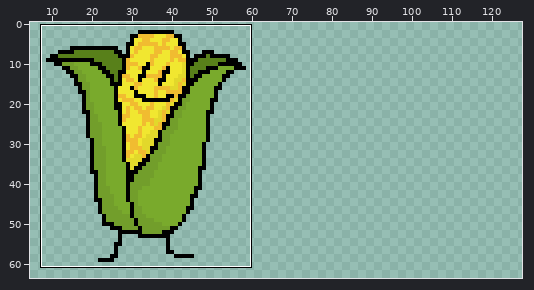
Sprite sheet, stored at Assets/Sprites/Corn.png. Above: a wide view before the commit, with the close-up outlined.
Close-up. Old version:
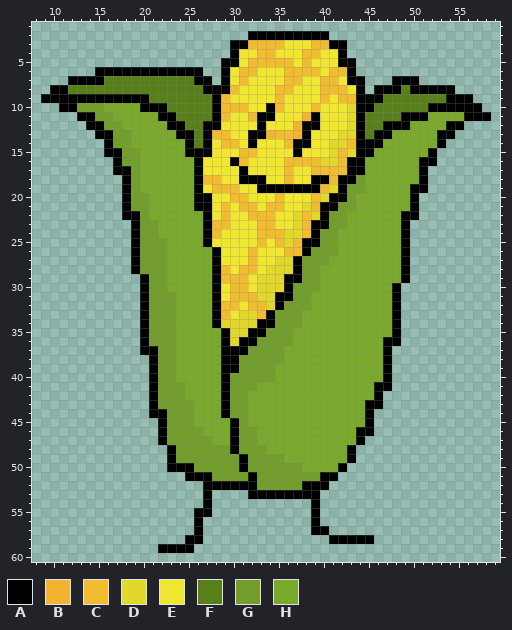
The file is 64x64 pixels. Shown: x 8..59, y 1..60. The old version is drawn lined up with the new one, on the new canvas. The wide view leaves out empty margins. The commit also changed other parts of the picture, which this record leaves out.
Palette (. is transparent): A #000000  B #f1b430  C #f1bc30  D #e2d82b  E #f1e730  F #58801a  G #729e2b  H #79aa2c
Pixels before (only the part around the change), first column x 8:
 1 ...................................................
 2 ........................AAAAAAAAA..................
 3 ......................AACCCCEEECCAA................
 4 ......................AEECCEEECCEEA................
 5 .....................AAECCCCCECEEEAA...............
 6 .......AAAAAAAAAAAA..AECCEEECCCCECCA...............
 7 ....AAAAFFFFFFFFFFAA.AECEEEECCEECCEAA...AAA........
 8 ..AAFFFFFFFFFFFFFFFAAACEEEECCEEECCCEA.AAAFAAAAA....
 9 .AAAAAAAAAAAAFFFFFFFACEEEEECEEEECECCAAAFFFFFFFAAA..
10 ...AAGGGHHHHAAAFFFFFACCCEEACEEECEEEDAAFFFFFFAAAAAA.
11 .....AAGGHHHHHAAFFFFACEECAAEEEBAEEEDAFFFFAAAHHHHAAA
12 ......AAGGHHHHHAAFFAAEEEEAEEEBAAEEEDAFFAAAHHHHAA...
13 .......AAGGHHHHHAAFACCEEAABCCBAEEEDDAFAAHHHHHAA....
14 ........AGGHHHHHHAFAECCEAEEECAAEEDDCAAAHHHHHHA.....
15 ........AAGGHHHHHAAAEEECCEEEEAEEEDCDAAHHHHHHA......
16 .........AGGHHHHHHAEEEACEEEECCCCDDCAAHHHHHHAA......
17 .........AAGHHHHHHAEEEEAEEEECEECCCCAAHHHHHHA.......
18 ..........AGHHHHHHACCEEAAAEECEEAACAAGHHHHHHA.......
19 ..........AGHHHHHHAECCCEEAAAAAAACDAGGHHHHHAA.......
20 ..........AGGHHHHHAAEECCEEECEEECDAAGHHHHHHA........
21 ..........AGGHHHHHAAECECCECCEEDCAAGGHHHHHHA........
22 ..........AAGHHHHHHAECEECCCEEDCDAGGHHHHHHAA........
23 ...........AGGHHHHHACCEEECCEEDCAAGGHHHHHHA.........
24 ...........AGGHHHHHACEEEECCCDDCAGGHHHHHHHA.........
25 ...........AGGGHHHHAEEEEECECDCAAGGHHHHHHHA.........
26 ...........AGGGHHHHHAEEECEEECCAGGGHHHHHHHA.........
27 ...........AGGGHHHHHAEEECEEDDAGGGHHHHHHHHA.........
28 ...........AGGGHHHHHACECCEDDDAGGHHHHHHHHHA.........
29 ............AGGHHHHHACCCEDDDAAGGHHHHHHHHHA.........
30 ............AGGHHHHHAECCEDDDAGGGHHHHHHHHA..........
31 ............AGGGHHHHAECCCDDAAGGHHHHHHHHHA..........
32 ............AGGGHHHHACCECCDAGGGHHHHHHHHHA..........
33 ............AGGGHHHHACEDDCAGGGHHHHHHHHHHA..........
34 ............AGGGHHHHADDDDAAGGGHHHHHHHHHHA..........
35 ............AGGGHHHHHADDAAGGGHHHHHHHHHHHA..........
36 ............AGGGHHHHHADAAGGGGHHHHHHHHHHAA..........
37 ............AAGGHHHHHAAAGGGGHHHHHHHHHHHA...........
38 .............AGGHHHHHAAGGGGGHHHHHHHHHHHA...........
39 .............AGGHHHHHAAGGGGHHHHHHHHHHHHA...........
40 .............AGGHHHHHAGGGGGHHHHHHHHHHHHA...........
41 .............AGGGHHHHAGGGHHHHHHHHHHHHHAA...........
42 .............AGGGHHHHAGGHHHHHHHHHHHHHHA............
43 .............AGGGGHHHAGGHHHHHHHHHHHHHAA............
44 .............AAGGGHHHAGGHHHHHHHHHHHHHA.............
45 ..............AGGGHHHHAGHHHHHHHHHHHHHA.............
46 ..............AGGGGHHHAGGHHHHHHHHHHHAA.............
47 ..............AGGGGGHHAGGHHHHHHHHHHHA..............
48 ...............AGGGGGGAGGGHHHHHHHHHA...............
49 ...............AGGGGGGGAGGGGHHHHHHHA...............
50 ...............AAAGGGGGAGGGGGGHHHHA................
51 .................AAAGGGGAGGGGGGGAA.................
52 ...................AAAAAAGGGGGAAA..................
53 ...................A....AAAAAAAA...................
54 ...................A...........A...................
55 ..................AA...........A...................
56 ..................A............A...................
57 ..................A............AA..................
58 .................AA..............AAAAA.............
59 ..............AAAA.................................
60 ...................................................
New version:
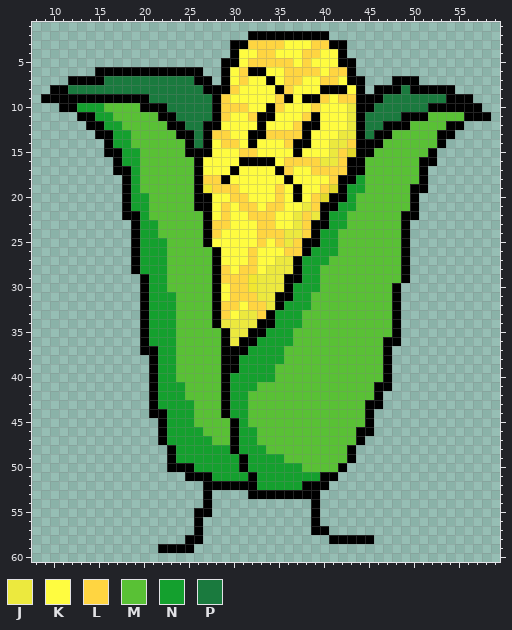
Colours new in this view: J #ece93e  K #fffc40  L #ffd541  M #59c135  N #14a02e  P #1a7a3e
Changes in this commit:
canvas 64x64 -> 128x64
Changed rows in their new state; - is an unchanged pixel.
first column x 12:
 3 --------------------LLLLKKKLL---------------
 4 -------------------KKLLKKKLLKK--------------
 5 -------------------KLLLLLKLKKK--------------
 6 ------------------KLAAKKLLLLKLL-------------
 7 ----PPPPPPPPPP----KLKKAKLLKKLLK-------------
 8 PPPPPPPPPPPPPPP---LKKKKALKKKAAAK-----P------
 9 ---------PPPPPPP-LKKKKKLAKAALKLL---PPPPPPP--
10 -NNNMMMM---PPPPP-LLLKK-LKKKLKKKJ--PPPPPP----
11 ---NNMMMMM--PPPP-LKKL--KKKL-KKKJ-PPPP---MMMM
12 ----NNMMMMM--PP--KKKK-KKKL--KKKJ-PP---MMMM--
13 -----NNMMMMM--P-LLKK--LLLL-KKKJJ-P--MMMMM---
14 -----NNMMMMMM-P-KLLK-KKKL--KKJJL---MMMMMM---
15 ------NNMMMMM---KKKLLKKKK-KKKJL---MMMMMM----
16 ------NNMMMMMM-KKKKAAAAKLLLLJJL--MMMMMM-----
17 -------NMMMMMM-KKKAKKKKALKKLLLL--MMMMMM-----
18 -------NMMMMMM-LLAKKKKKKAKKKKL--NMMMMMM-----
19 -------NMMMMMM--LLLKKKKLK-KKL--NNMMMMM------
20 -------NNMMMMM--KKLLKKKLKAKL---NMMMMMM------
21 -------NNMMMMM--KLKLLKLLKKJL--NNMMMMMM------
22 --------NMMMMMM-KLKKLLLKKJLJ-NNMMMMMM-------
23 --------NNMMMMM-LLKKKLLKKJL--NNMMMMMM-------
24 --------NNMMMMM-LKKKKLLLJJL-NNMMMMMMM-------
25 --------NNNMMMM-KKKKKLKLJL--NNMMMMMMM-------
26 --------NNNMMMMM-KKKLKKKLL-NNNMMMMMMM-------
27 --------NNNMMMMM-KKKLKKJJ-NNNMMMMMMMM-------
28 --------NNNMMMMM-LKLLKJJJ-NNMMMMMMMMM-------
29 ---------NNMMMMM-LLL-JJJ--NNMMMMMMMMM-------
30 ---------NNMMMMM-KLL-JJJ-NNNMMMMMMMM--------
31 ---------NNNMMMM-KLLLJJ--NNMMMMMMMMM--------
32 ---------NNNMMMM-LLKLLJ-NNNMMMMMMMMM--------
33 ---------NNNMMMM-LKJJL-NNNMMMMMMMMMM--------
34 ---------NNNMMMM-JJJJ--NNNMMMMMMMMMM--------
35 ---------NNNMMMMM-JJ--NNNMMMMMMMMMMM--------
36 ---------NNNMMMMM-J--NNNNMMMMMMMMMM---------
37 ----------NNMMMMM---NNNNMMMMMMMMMMM---------
38 ----------NNMMMMM--NNNNNMMMMMMMMMMM---------
39 ----------NNMMMMM--NNNNMMMMMMMMMMMM---------
40 ----------NNMMMMM-NNNNNMMMMMMMMMMMM---------
41 ----------NNNMMMM-NNNMMMMMMMMMMMMM----------
42 ----------NNNMMMM-NNMMMMMMMMMMMMMM----------
43 ----------NNNNMMM-NNMMMMMMMMMMMMM-----------
44 -----------NNNMMM-NNMMMMMMMMMMMMM-----------
45 -----------NNNMMMM-NMMMMMMMMMMMMM-----------
46 -----------NNNNMMM-NNMMMMMMMMMMM------------
47 -----------NNNNNMM-NNMMMMMMMMMMM------------
48 ------------NNNNNN-NNNMMMMMMMMM-------------
49 ------------NNNNNNN-NNNNMMMMMMM-------------
50 --------------NNNNN-NNNNNNMMMM--------------
51 ----------------NNNN-NNNNNNN----------------
52 ---------------------NNNNN------------------
